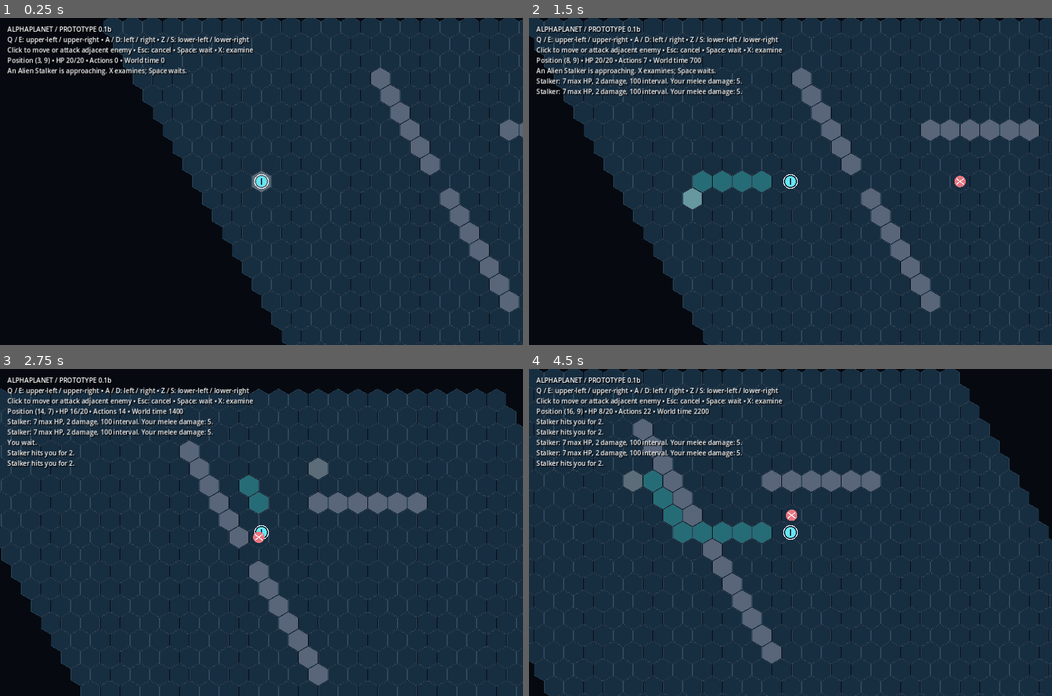
Above: before the commit, frames 1-4 (two rows, left to right).
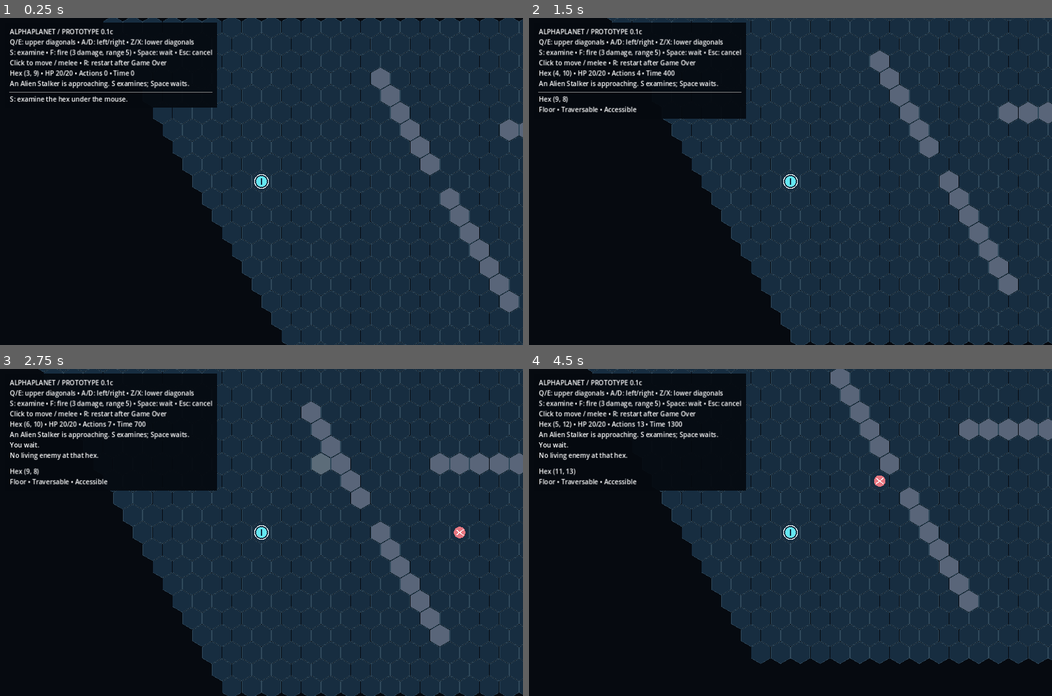
Above: after the commit, the same moments.

Repository: jcklemme/alphaplanet
Game: Godot game, scene res://scenes/main.tscn
Same seed, same stepped clock (60 frames per second), same inputs: the game is played once before the commit and once after it.
Inputs (mouse positions are in pixels of both pictures, inside the frame that each line leads up to):
- Up to frame 1 (0.25 s): no input
- Up to frame 2 (1.5 s): tap Enter at 0.5 s; move the mouse to (905, 165) at 0.52 s; hold D (move_right) 0.53-1.28 s; hold S (examine, bound only after the commit) 0.53-1.28 s; click (905, 165) at 0.67 s; tap X (examine, bound only before the commit) at 0.8, 1.35 s; move the mouse to (685, 197) at 1.27 s; hold A (move_left) from 1.28 s (still down); click (685, 197) at 1.42 s
- Up to frame 3 (2.75 s): tap Space (wait_turn) at 1.55 s; tap R (restart) at 2 s; move the mouse to (313, 460) at 2.02 s; release A (move_left) at 2.03 s; hold D (move_right) from 2.03 s (still down); hold Space (wait_turn) from 2.03 s (still down); click (313, 460) at 2.17 s; tap F (fire, bound only after the commit) at 2.3 s
- Up to frame 4 (4.5 s): move the mouse to (764, 597) at 2.77 s; release D (move_right) at 2.78 s; release Space (wait_turn) at 2.78 s; hold Q (move_upper_left) 2.78-3.53 s; tap F (fire, bound only after the commit) at 2.85 s; click (764, 597) at 2.92 s; tap S (examine, bound only after the commit) at 3.05 s; tap R (restart) at 3.5 s; move the mouse to (947, 581) at 3.52 s; hold S (examine, bound only after the commit) 3.53-4.28 s; hold A (move_left) from 3.53 s (still down); click (947, 581) at 3.67 s; tap X (examine, bound only before the commit) at 3.8, 4.35 s; tap Escape (cancel_route) at 4.15 s; move the mouse to (633, 483) at 4.27 s; click (633, 483) at 4.42 s

The runs differ from the first frame. In frame 1, 6.8% of the frame differs, in the area x 1-52%, y 1-54%; in frame 2, 41%; in frame 3, 51%; in frame 4, 62%, in the area x 0-100%, y 0-100%.

Commit message:
Add prototype 0.1c ranged combat and live hex inspection

Diff:
--- a/entities/stalker.gd
+++ b/entities/stalker.gd
@@ -1,6 +1,7 @@
 class_name AlienStalker
 extends Node2D
 var hex := Vector2i(21, 12)
+var max_health := 7
 var health := 7
 var melee_damage := 2
 var action_interval := 100
--- a/project.godot
+++ b/project.godot
@@ -1,7 +1,7 @@
 config_version=5
 
 [application]
-config/name="AlphaPlanet — Prototype 0.1b"
+config/name="AlphaPlanet — Prototype 0.1c"
 run/main_scene="res://scenes/main.tscn"
 
 [display]
@@ -42,7 +42,7 @@
 
 move_lower_right={
 "deadzone": 0.5,
-"events": [Object(InputEventKey,"physical_keycode":83)]
+"events": [Object(InputEventKey,"physical_keycode":88)]
 }
 
 wait_turn={
@@ -52,7 +52,7 @@
 
 examine={
 "deadzone": 0.5,
-"events": [Object(InputEventKey,"physical_keycode":88)]
+"events": [Object(InputEventKey,"physical_keycode":83)]
 }
 
 cancel_route={
@@ -64,3 +64,8 @@
 "deadzone": 0.5,
 "events": [Object(InputEventKey,"physical_keycode":82)]
 }
+
+fire={
+"deadzone": 0.5,
+"events": [Object(InputEventKey,"physical_keycode":70)]
+}
--- /dev/null
+++ b/rendering/shot_beam.gd
@@ -0,0 +1,9 @@
+class_name ShotBeam
+extends Node2D
+var destination: Vector2
+func _ready() -> void:
+	var tween = create_tween()
+	tween.tween_property(self, "modulate:a", 0.0, 0.18)
+	tween.tween_callback(queue_free)
+func _draw() -> void:
+	draw_line(Vector2.ZERO, destination, Color("7df6ff"), 3.0, true)
--- a/tests/combat_tests.gd
+++ b/tests/combat_tests.gd
@@ -23,7 +23,7 @@
 	var spawn: Vector2i = enemy.hex
 	await create_timer(0.2).timeout
 	check(game.scheduler.world_time == 0 and enemy.hex == spawn, "Idle time freezes world")
-	var codes = [KEY_Q, KEY_E, KEY_A, KEY_D, KEY_Z, KEY_S]
+	var codes = [KEY_Q, KEY_E, KEY_A, KEY_D, KEY_Z, KEY_X]
 	var directions = [Vector2i(0,-1), Vector2i(1,-1), Vector2i(-1,0), Vector2i(1,0), Vector2i(-1,1), Vector2i(0,1)]
 	for i in 6:
 		var before: Vector2i = game.player.hex
@@ -49,7 +49,7 @@
 	check(game.scheduler.world_time == time + 100, "Busy input cannot double turn")
 	await create_timer(0.15).timeout
 	time = game.scheduler.world_time
-	key(game, KEY_X)
+	key(game, KEY_S)
 	check(game.scheduler.world_time == time, "Examine is free")
 	key(game, KEY_SPACE)
 	check(game.scheduler.world_time == time + 100, "Wait costs 100")
--- /dev/null
+++ b/tests/ranged_tests.gd
@@ -0,0 +1,89 @@
+extends SceneTree
+var failures := 0
+var checks := 0
+func check(ok: bool, message: String) -> void:
+	checks += 1
+	if not ok:
+		failures += 1
+		push_error(message)
+func _init() -> void:
+	call_deferred("run")
+func relocate(game: Node, enemy: AlienStalker, hex: Vector2i) -> void:
+	game.grid.occupants.erase(enemy.hex)
+	enemy.hex = hex
+	game.grid.occupants[hex] = enemy
+	enemy.position = HexMath.to_world(hex, HexBoard.SIZE)
+func key(game: Node, code: int) -> void:
+	var event = InputEventKey.new()
+	event.physical_keycode = code
+	event.pressed = true
+	game._unhandled_input(event)
+func run() -> void:
+	var game = load("res://scenes/main.tscn").instantiate()
+	root.add_child(game)
+	await process_frame
+	var enemy = game.enemies[0]
+	var origin: Vector2i = game.player.hex
+	check(HexInspection.describe(game.grid, origin).contains("20/20"), "Player inspection")
+	check(HexInspection.describe(game.grid, Vector2i(12,3)).contains("Impassable"), "Wall inspection")
+	check(HexInspection.describe(game.grid, Vector2i(-1,0)).contains("Outside"), "Off-map inspection")
+	# Camera-aware mouse position away from the HUD.
+	var mouse_world = HexMath.to_world(origin + Vector2i(1,1), HexBoard.SIZE)
+	var motion = InputEventMouseMotion.new()
+	motion.position = game.get_global_transform_with_canvas() * mouse_world
+	root.push_input(motion, true)
+	game._input(motion)
+	await process_frame
+	var hovered: Vector2i = game.hovered_hex()
+	check(hovered == origin + Vector2i(1,1), "Mouse transforms to correct axial tile")
+	key(game, KEY_S)
+	check(game.player.hex == origin and game.scheduler.world_time == 0, "S examines without move/time")
+	check(game.hud.inspection.text == HexInspection.describe(game.grid, hovered), "Mouse inspection uses actual hovered contents")
+	var target = origin + Vector2i(2,1)
+	relocate(game, enemy, target)
+	check(HexInspection.describe(game.grid, target).contains("7/7"), "Living enemy current HP")
+	game.inspected_hex = target
+	game.has_inspection = true
+	check(game.fire_at(target), "Non-axis shot succeeds")
+	check(enemy.health == 4 and game.scheduler.world_time == 120 and game.actions == 1, "Shot deals exactly three and costs 120")
+	check(not game.fire_at(enemy.hex) and game.scheduler.world_time == 120, "Shot animation blocks duplicate action")
+	check(enemy.hex != target, "Shot schedules enemy movement")
+	await create_timer(0.2).timeout
+	check(game.scheduler.world_time == 120, "Animation does not advance simulation")
+	relocate(game, enemy, target)
+	var line = HexSight.line(origin, target)
+	var reverse = HexSight.line(target, origin)
+	reverse.reverse()
+	check(line == reverse, "LOS is symmetric at rounding ties")
+	game.grid.blocked[line[1]] = true
+	check(not game.fire_at(target), "Wall blocks shot")
+	game.grid.blocked.erase(line[1])
+	relocate(game, enemy, origin + Vector2i(6,0))
+	check(not game.fire_at(enemy.hex), "Range rejection")
+	check(not game.fire_at(Vector2i(-1,-1)), "Off-map shot rejection")
+	check(not game.fire_at(origin + Vector2i(0,1)), "Empty shot rejection")
+	check(game.scheduler.world_time == 120 and game.actions == 1, "Invalid shots spend no time/actions")
+	relocate(game, enemy, target)
+	enemy.health = 3
+	game.inspected_hex = target
+	check(game.fire_at(target), "Lethal shot succeeds")
+	check(game.enemies.is_empty() and not game.grid.occupants.has(target) and game.scheduler.due.is_empty(), "Ranged kill removes living entity/occupancy/schedule")
+	check(game.hud.inspection.text.contains("Floor") and not game.hud.inspection.text.contains("Stalker"), "Dead inspection refreshed immediately")
+	await create_timer(0.2).timeout
+	check(not game.fire_at(target) and game.scheduler.world_time == 240, "Former enemy tile is not a target")
+	# Mouse click route and hover are still camera-aware.
+	mouse_world = HexMath.to_world(origin + Vector2i(1,1), HexBoard.SIZE)
+	motion.position = game.get_global_transform_with_canvas() * mouse_world
+	root.push_input(motion, true)
+	game._input(motion)
+	await process_frame
+	var click = InputEventMouseButton.new()
+	click.button_index = MOUSE_BUTTON_LEFT
+	click.pressed = true
+	game._unhandled_input(click)
+	check(not game.route.is_empty(), "Mouse selects path")
+	await create_timer(0.5).timeout
+	check(game.player.hex == origin + Vector2i(1,1), "Mouse route reaches target")
+	game.free()
+	print("Ranged/inspection checks: %d; failures: %d" % [checks, failures])
+	quit(0 if failures == 0 else 1)
--- a/ui/hud.gd
+++ b/ui/hud.gd
@@ -1,15 +1,34 @@
 class_name PrototypeHUD
 extends CanvasLayer
 var label: Label
+var inspection: Label
+var panel: PanelContainer
 
 func _ready() -> void:
+	panel = PanelContainer.new()
+	panel.position = Vector2(12, 12)
+	var style = StyleBoxFlat.new()
+	style.bg_color = Color(0.02, 0.035, 0.06, 0.92)
+	style.content_margin_left = 12
+	style.content_margin_right = 12
+	style.content_margin_top = 10
+	style.content_margin_bottom = 10
+	panel.add_theme_stylebox_override("panel", style)
+	add_child(panel)
+	var column = VBoxContainer.new()
+	panel.add_child(column)
 	label = Label.new()
-	label.position = Vector2(18, 16)
-	label.add_theme_color_override("font_color", Color.WHITE)
-	label.add_theme_color_override("font_shadow_color", Color.BLACK)
-	label.add_theme_constant_override("shadow_offset_x", 2)
-	label.add_theme_constant_override("shadow_offset_y", 2)
-	add_child(label)
+	column.add_child(label)
+	inspection = Label.new()
+	inspection.text = "S: examine the hex under the mouse."
+	column.add_child(HSeparator.new())
+	column.add_child(inspection)
+
+func pointer_over_ui(position: Vector2) -> bool:
+	return panel.get_global_rect().has_point(position)
+
+func show_inspection(text: String) -> void:
+	inspection.text = text
 
 func update_status(hex: Vector2i, health: int, maximum: int, turns: int, time: int, message: String) -> void:
-	label.text = "ALPHAPLANET / PROTOTYPE 0.1b\nQ / E: upper-left / upper-right • A / D: left / right • Z / S: lower-left / lower-right\nClick to move or attack adjacent enemy • Esc: cancel • Space: wait • X: examine\nPosition (%d, %d) • HP %d/%d • Actions %d • World time %d\n%s" % [hex.x, hex.y, health, maximum, turns, time, message]
+	label.text = "ALPHAPLANET / PROTOTYPE 0.1c\nQ/E: upper diagonals • A/D: left/right • Z/X: lower diagonals\nS: examine • F: fire (3 damage, range 5) • Space: wait • Esc: cancel\nClick to move / melee • R: restart after Game Over\nHex (%d, %d) • HP %d/%d • Actions %d • Time %d\n%s" % [hex.x, hex.y, health, maximum, turns, time, message]
--- a/world/game.gd
+++ b/world/game.gd
@@ -9,6 +9,10 @@
 var actions := 0
 var events: Array[String] = []
 var game_over := false
+var shot_busy := false
+var pointer_position := Vector2.ZERO
+var inspected_hex := Vector2i.ZERO
+var has_inspection := false
 
 func _ready() -> void:
 	for r in range(3, 17):
@@ -31,7 +35,7 @@
 	stalker.position = HexMath.to_world(stalker.hex, HexBoard.SIZE)
 	scheduler.register(stalker, stalker.action_interval)
 	add_child(hud)
-	log_event("An Alien Stalker is approaching. X examines; Space waits.")
+	log_event("An Alien Stalker is approaching. S examines; Space waits.")
 
 func log_event(text: String) -> void:
 	events.append(text)
@@ -47,18 +51,11 @@
 	scheduler.advance(cost, enemy_turn, func(): return game_over)
 
 func attempt_step(target: Vector2i) -> bool:
-	if game_over or player.moving or HexMath.distance(player.hex, target) != 1:
+	if game_over or player.moving or shot_busy or HexMath.distance(player.hex, target) != 1:
 		return false
 	var occupant = grid.occupants.get(target)
 	if occupant is AlienStalker and occupant.health > 0:
-		occupant.health -= player.melee_damage
-		log_event("You hit Stalker for %d." % player.melee_damage)
-		if occupant.health <= 0:
-			grid.occupants.erase(occupant.hex)
-			scheduler.unregister(occupant)
-			enemies.erase(occupant)
-			occupant.queue_free()
-			log_event("Stalker defeated.")
+		damage_enemy(occupant, player.melee_damage, "You hit Stalker")
 		commit_action(TurnScheduler.MELEE_COST)
 		return true
 	if not grid.can_move(player, player.hex, target):
@@ -89,14 +86,16 @@
 		enemy.position = HexMath.to_world(enemy.hex, HexBoard.SIZE)
 
 func _process(_delta: float) -> void:
-	board.hover = HexMath.from_world(get_global_mouse_position(), HexBoard.SIZE)
-	if not game_over and not player.moving and not route.is_empty():
+	board.hover = hovered_hex()
+	if not game_over and not player.moving and not shot_busy and not route.is_empty():
 		var next: Vector2i = route.pop_front()
 		if not attempt_step(next):
 			route.clear()
 	board.route = route
 	board.queue_redraw()
 	hud.update_status(player.hex, player.health, player.max_health, actions, scheduler.world_time, "\n".join(events))
+	if has_inspection:
+		hud.show_inspection(HexInspection.describe(grid, inspected_hex))
 
 func _unhandled_input(event: InputEvent) -> void:
 	if event is InputEventKey and event.echo:
@@ -114,15 +113,66 @@
 		route.clear()
 	elif event.is_action_pressed("wait_turn"):
 		route.clear()
-		if not player.moving:
+		if not player.moving and not shot_busy:
 			log_event("You wait.")
 			commit_action(TurnScheduler.WAIT_COST)
 	elif event.is_action_pressed("examine"):
-		log_event("Stalker: 7 max HP, 2 damage, 100 interval. Your melee damage: 5.")
+		examine_hover()
+	elif event.is_action_pressed("fire"):
+		if not hud.pointer_over_ui(pointer_position):
+			fire_at(hovered_hex())
 	elif event is InputEventMouseButton and event.pressed and event.button_index == MOUSE_BUTTON_LEFT:
-		var target = HexMath.from_world(get_global_mouse_position(), HexBoard.SIZE)
+		if hud.pointer_over_ui(pointer_position):
+			return
+		var target = hovered_hex()
 		route.clear()
 		if grid.occupants.get(target) is AlienStalker and HexMath.distance(player.hex, target) == 1:
 			attempt_step(target)
 		else:
 			route = HexPathfinder.find_path(grid, player.hex, target)
+
+func hovered_hex() -> Vector2i:
+	return HexMath.from_world(get_global_transform_with_canvas().affine_inverse() * pointer_position, HexBoard.SIZE)
+
+func examine_hover() -> void:
+	# Stop automatic route execution so examination never indirectly spends a turn.
+	route.clear()
+	if hud.pointer_over_ui(pointer_position):
+		return
+	inspected_hex = hovered_hex()
+	has_inspection = true
+	hud.show_inspection(HexInspection.describe(grid, inspected_hex))
+
+func damage_enemy(enemy: AlienStalker, damage: int, description: String) -> void:
+	enemy.health = maxi(0, enemy.health - damage)
+	log_event("%s for %d." % [description, damage])
+	if enemy.health == 0:
+		grid.occupants.erase(enemy.hex)
+		scheduler.unregister(enemy)
+		enemies.erase(enemy)
+		enemy.queue_free()
+		log_event("Stalker defeated.")
+	if has_inspection:
+		hud.show_inspection(HexInspection.describe(grid, inspected_hex))
+
+func fire_at(target: Vector2i) -> bool:
+	route.clear()
+	if game_over or player.moving or shot_busy:
+		return false
+	var reason = RangedTargeting.rejection(grid, player.hex, target)
+	if not reason.is_empty():
+		log_event(reason)
+		return false
+	shot_busy = true
+	var beam = ShotBeam.new()
+	beam.position = player.position
+	beam.destination = HexMath.to_world(target, HexBoard.SIZE) - beam.position
+	add_child(beam)
+	damage_enemy(grid.occupants[target], RangedTargeting.DAMAGE, "Energy pistol hits Stalker")
+	commit_action(RangedTargeting.COST)
+	get_tree().create_timer(0.18).timeout.connect(func(): shot_busy = false)
+	return true
+
+func _input(event: InputEvent) -> void:
+	if event is InputEventMouse:
+		pointer_position = event.position
--- /dev/null
+++ b/world/hex_inspection.gd
@@ -0,0 +1,14 @@
+class_name HexInspection
+extends RefCounted
+static func describe(grid: HexGrid, hex: Vector2i) -> String:
+	if not grid.contains(hex):
+		return "Outside the map."
+	var heading = "Hex (%d, %d)" % [hex.x, hex.y]
+	var actor = grid.occupants.get(hex)
+	if actor is AlienStalker and actor.health > 0:
+		return "%s\nAlien Stalker • HP %d/%d • Melee %d\nA relentless alien hunter." % [heading, actor.health, actor.max_health, actor.melee_damage]
+	if actor is HexPlayer:
+		return "%s\nPlayer • HP %d/%d" % [heading, actor.health, actor.max_health]
+	if grid.blocked.has(hex):
+		return heading + "\nWall • Impassable"
+	return heading + "\nFloor • Traversable" + (" • Occupied" if actor != null else " • Accessible")
--- /dev/null
+++ b/world/hex_sight.gd
@@ -0,0 +1,29 @@
+class_name HexSight
+extends RefCounted
+## Canonical endpoint order and a fixed cube nudge resolve edge ties symmetrically.
+static func line(a: Vector2i, b: Vector2i) -> Array[Vector2i]:
+	if a.x > b.x or (a.x == b.x and a.y > b.y):
+		var reversed = line(b, a)
+		reversed.reverse()
+		return reversed
+	var result: Array[Vector2i] = []
+	var count = HexMath.distance(a, b)
+	for i in range(count + 1):
+		var t = float(i) / maxi(count, 1)
+		var q = lerpf(a.x, b.x, t) + 0.000001
+		var r = lerpf(a.y, b.y, t) + 0.000001
+		var s = -q-r
+		var rounded = Vector3(round(q), round(r), round(s))
+		var error = Vector3(abs(rounded.x-q), abs(rounded.y-r), abs(rounded.z-s))
+		if error.x > error.y and error.x > error.z:
+			rounded.x = -rounded.y-rounded.z
+		elif error.y > error.z:
+			rounded.y = -rounded.x-rounded.z
+		result.append(Vector2i(int(rounded.x), int(rounded.y)))
+	return result
+
+static func clear(grid: HexGrid, a: Vector2i, b: Vector2i) -> bool:
+	for hex in line(a, b):
+		if not grid.contains(hex) or grid.blocked.has(hex):
+			return false
+	return true
--- /dev/null
+++ b/world/ranged_targeting.gd
@@ -0,0 +1,18 @@
+class_name RangedTargeting
+extends RefCounted
+const WEAPON_NAME := "Basic Energy Pistol"
+const DAMAGE := 3
+const MAX_RANGE := 5
+const COST := 120
+
+static func rejection(grid: HexGrid, origin: Vector2i, target: Vector2i) -> String:
+	if not grid.contains(target):
+		return "Target is outside the map."
+	var enemy = grid.occupants.get(target)
+	if not enemy is AlienStalker or enemy.health <= 0:
+		return "No living enemy at that hex."
+	if HexMath.distance(origin, target) > MAX_RANGE:
+		return "Target is beyond pistol range (5 hexes)."
+	if not HexSight.clear(grid, origin, target):
+		return "A wall blocks the shot."
+	return ""
Not shown, added: rendering/shot_beam.gd.uid
Not shown, added: tests/ranged_tests.gd.uid
Not shown, added: world/hex_inspection.gd.uid
Not shown, added: world/hex_sight.gd.uid
Not shown, added: world/ranged_targeting.gd.uid
